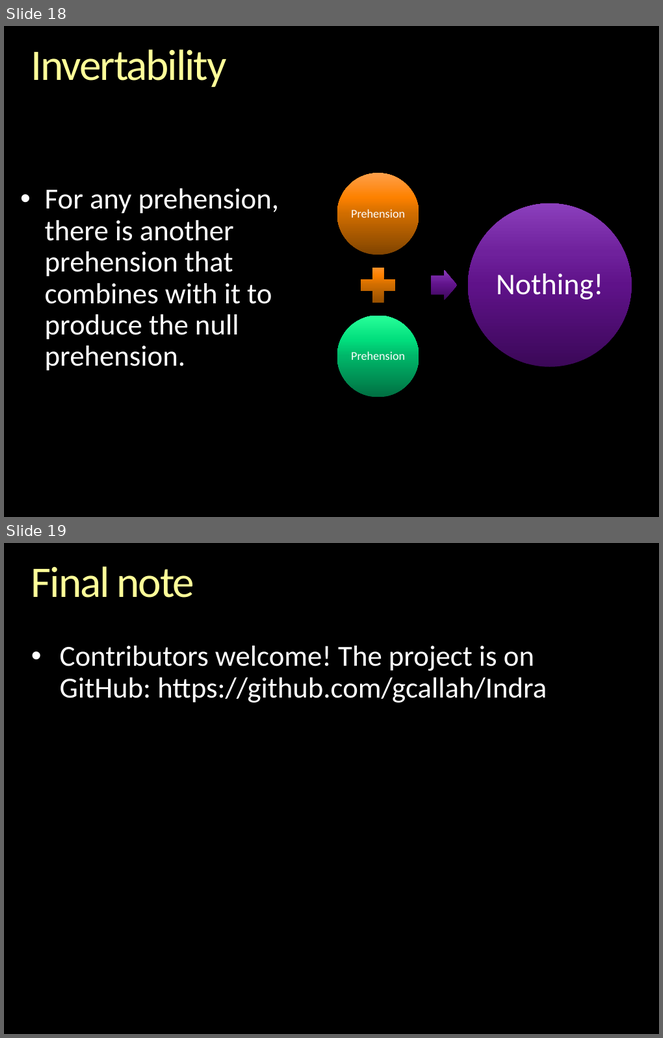
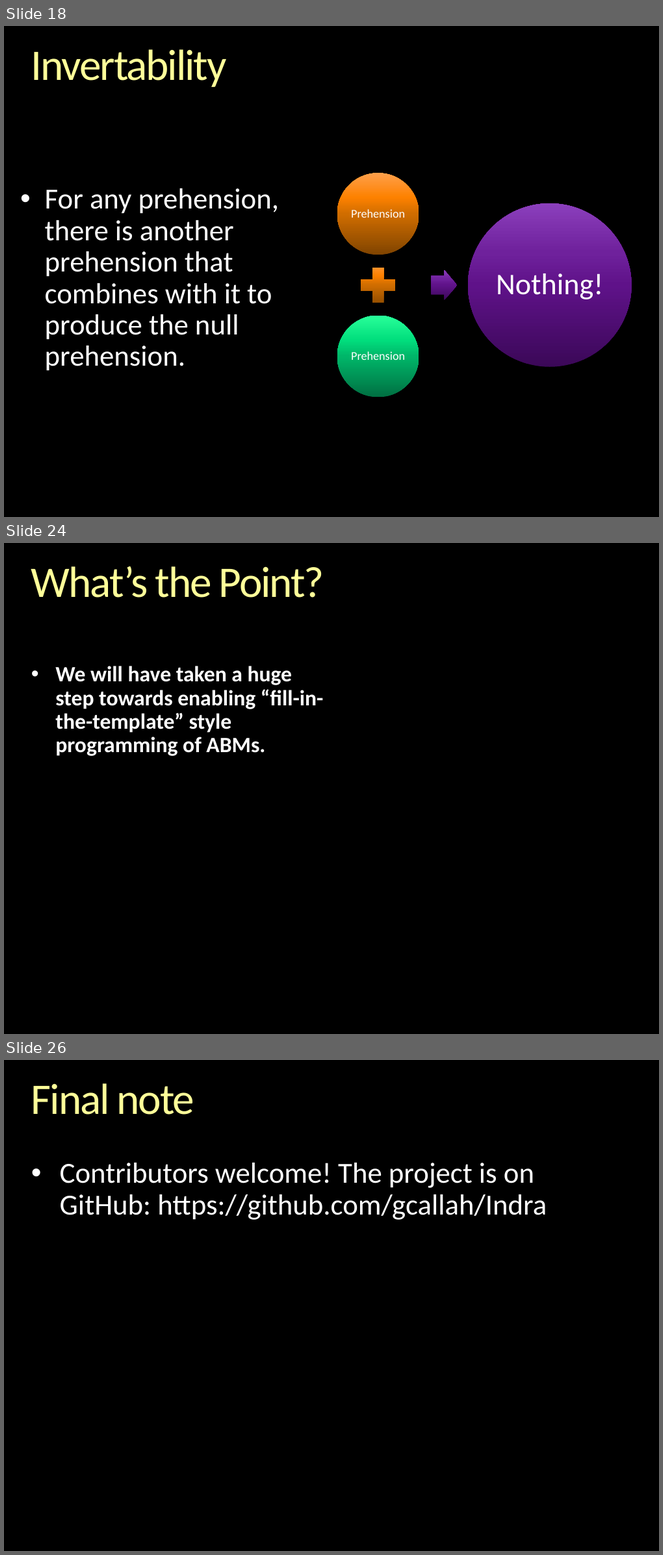
Before and after one commit to gcallah/indras_net, a slide deck: docs/ABMsAsAlgebraic.pptx. Shown one above the other, each under a label of ours: slides 18 and 19 before the commit, slides 18, 24 and 26 after it; the slides between them are not shown. The pictures are 663x1038 and 663x1555 pixels, drawn with LibreOffice and Linux fonts; fonts in the diff are those of the drawing; background and template pictures are left out. Boxes give left, top, right and bottom in pixels: in the first picture for what was removed or moved away, otherwise in the second. Text is boxed around its words. In the diff, an @@ line names an element or a change of style, - is before the commit and + after.

Commit message:
Enhanced ABMsAsAlgebraic.pptx and ABMsAsAlgebraic.docx

```diff
--- a/docs/ABMsAsAlgebraic.pptx
+++ b/docs/ABMsAsAlgebraic.pptx
@@ slide 24 added at (x1=4, y1=543, x2=659, y2=1034), background picture (left out) @@
@@ title added at (x1=31, y1=566, x2=324, y2=598), 48 pt, text gradient #FFFFB9 to #FFFF99 to #F6AE1E @@
+What’s the Point?
@@ text added at (x1=55, y1=666, x2=324, y2=756), 24 pt, text #FFFFFF, bold @@
+    • We will have taken a huge step towards enabling “fill-in-the-template” style programming of ABMs.
@@ what was slide 19 is now slide 26 @@
```
Also in this commit, not shown: 5 slides changed, 7 other slides added, 1 other file.
